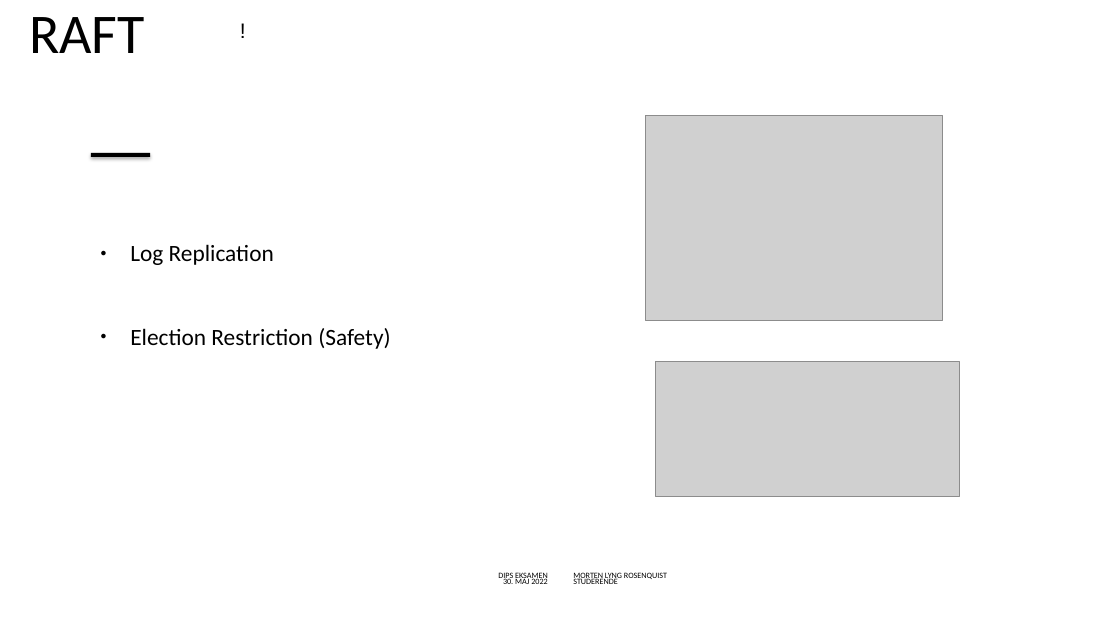
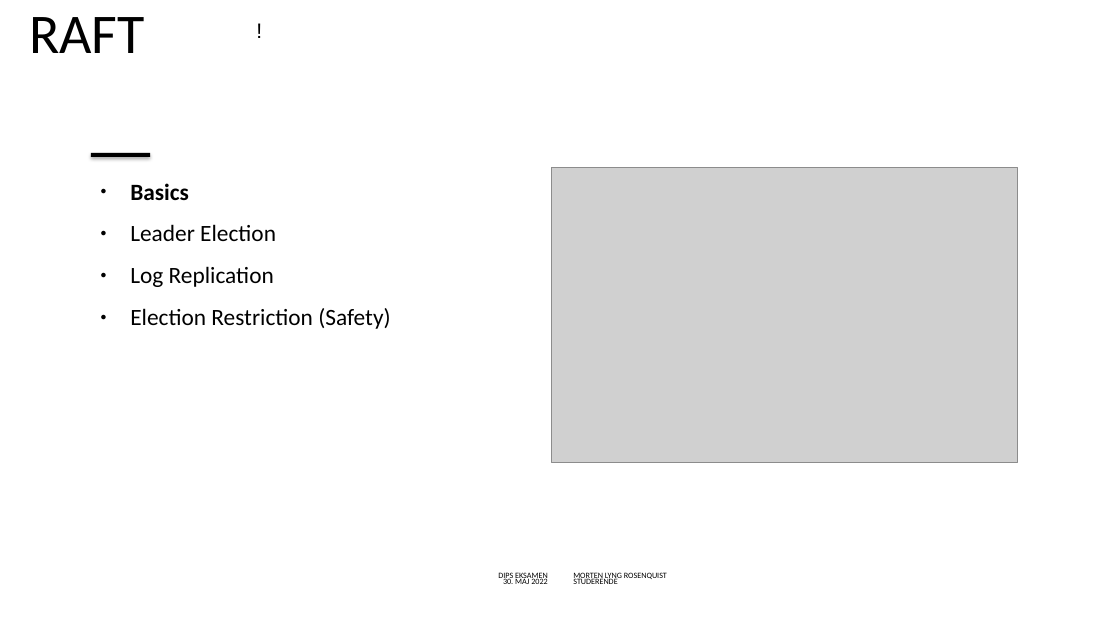
Before and after one commit to mlRosenquist/au-mlr-distributed-and-pervasive-systems, a slide deck: slide 16 of Præsentation.pptx (slide 17 before the commit). Drawn at 1120x630 pixels with LibreOffice and Linux fonts; fonts in the diff are those of the drawing; grey boxes stand for pictures; background and template pictures are left out. Boxes give left, top, right and bottom in pixels: in the first picture for what was removed or moved away, otherwise in the second. Text is boxed around its words. In the diff, an @@ line names an element or a change of style, - is before the commit and + after.

```diff
--- a/Præsentation.pptx
+++ b/Præsentation.pptx
@@ text "!" rewrapped from bbox=[232, 13, 348, 45] to bbox=[248, 13, 330, 45] @@
@@ picture removed at bbox=[645, 116, 943, 320] @@
@@ picture added at bbox=[551, 167, 1017, 462] @@
@@ text at bbox=[130, 183, 276, 241]: paragraphs added @@
+● Basics
+● Leader Election
@@ picture removed at bbox=[656, 362, 960, 497] @@
```
Also in this commit, not shown: 18 other slides changed, 3 slides added, 1 slide removed, 1 other file.
